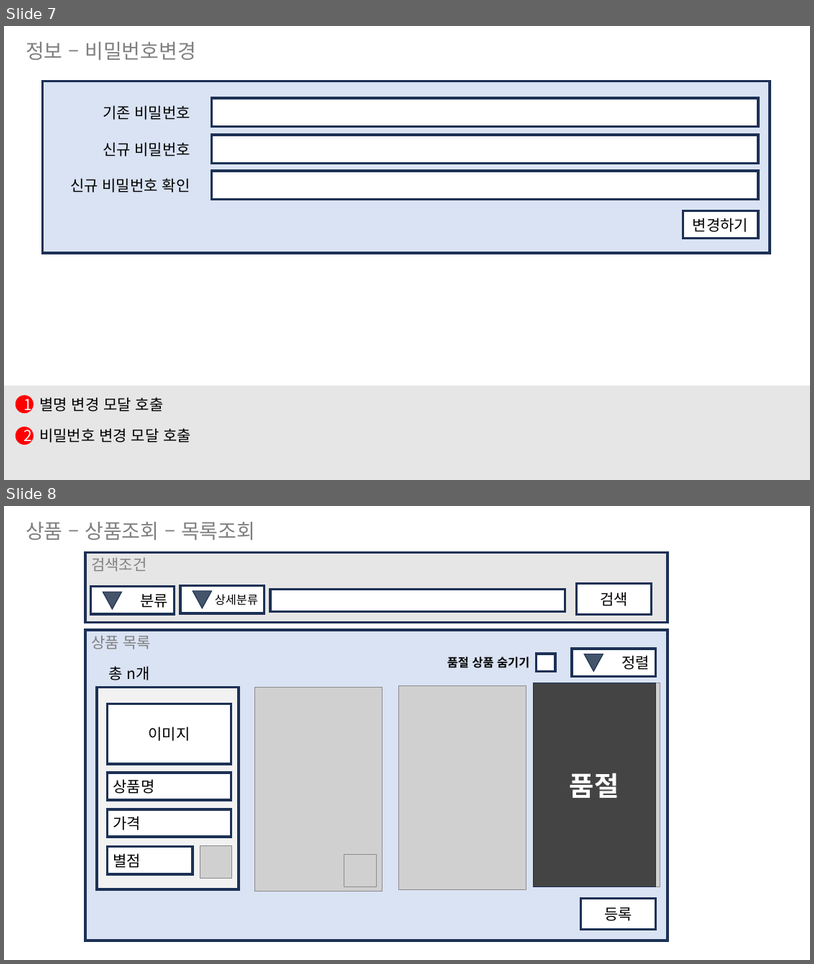
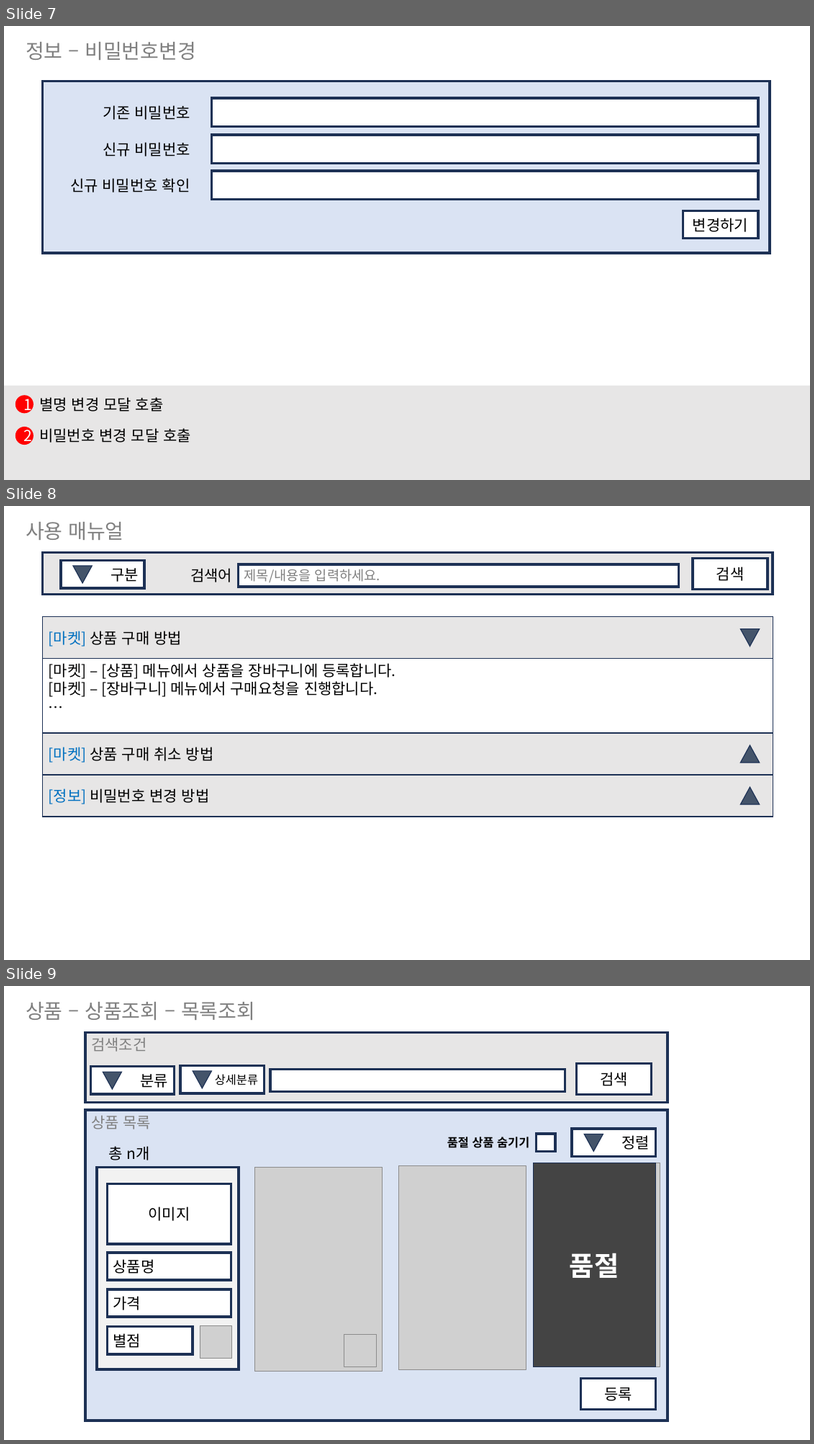
Before and after one commit to yhoo0094/miniPX, a slide deck: 산출물/화면정의서/MiniPX_화면정의서_V0.4.pptx. Shown one above the other, each under a label of ours: slides 7 and 8 before the commit, slides 7, 8 and 9 after it. The pictures are 814x964 and 814x1444 pixels, drawn with LibreOffice and Linux fonts; fonts in the diff are those of the drawing; grey boxes stand for pictures. Boxes give left, top, right and bottom in pixels: in the first picture for what was removed or moved away, otherwise in the second. Text is boxed around its words. In the diff, an @@ line names an element or a change of style, - is before the commit and + after.

```diff
--- a/산출물/화면정의서/MiniPX_화면정의서_V0.4.pptx
+++ b/산출물/화면정의서/MiniPX_화면정의서_V0.4.pptx
@@ slide 8 added at <box>4,506,810,960</box>, background #FFFFFF @@
@@ text added at <box>26,522,124,540</box>, 24 pt, text #808080 @@
+사용 매뉴얼
@@ rectangle added at <box>43,553,774,595</box>, fill #E7E6E6, outline #1E3256 3 pt @@
@@ rectangle added at <box>61,561,144,588</box>, fill #FFFFFF, outline #1E3256 3 pt, 18 pt, text #000000 @@
+구분
@@ triangle added at <box>73,566,92,584</box>, fill #44546A, outline #1E3256 1 pt @@
@@ text added at <box>190,568,232,582</box>, 18 pt, text #000000 @@
+검색어
@@ rectangle added at <box>239,564,679,587</box>, fill #FFFFFF, outline #1E3256 3 pt, 16 pt, text #808080 @@
+제목/내용을 입력하세요.
@@ rectangle added at <box>694,558,769,589</box>, fill #FFFFFF, outline #1E3256 3 pt, 18 pt, text #000000 @@
+검색
@@ rectangle added at <box>43,617,774,659</box>, fill #E7E6E6, outline #1E3256 1 pt, 18 pt, text #000000 @@
+[마켓] 상품 구매 방법
@@ triangle added at <box>741,629,759,646</box>, fill #44546A, outline #1E3256 1 pt @@
@@ rectangle added at <box>43,659,774,733</box>, fill #FFFFFF, outline #1E3256 1 pt, 18 pt, text #000000 @@
+[마켓] – [상품] 메뉴에서 상품을 장바구니에 등록합니다.
+[마켓] – [장바구니] 메뉴에서 구매요청을 진행합니다.
+…
@@ rectangle added at <box>43,733,774,775</box>, fill #E7E6E6, outline #1E3256 1 pt, 18 pt, text #000000 @@
+[마켓] 상품 구매 취소 방법
@@ triangle added at <box>741,745,759,762</box>, fill #44546A, outline #1E3256 1 pt @@
@@ rectangle added at <box>43,775,774,816</box>, fill #E7E6E6, outline #1E3256 1 pt, 18 pt, text #000000 @@
+[정보] 비밀번호 변경 방법
@@ triangle added at <box>741,787,759,804</box>, fill #44546A, outline #1E3256 1 pt @@
@@ what was slide 8 is now slide 9 @@
```
Also in this commit, not shown: 1 other slide added, 1 other file.
